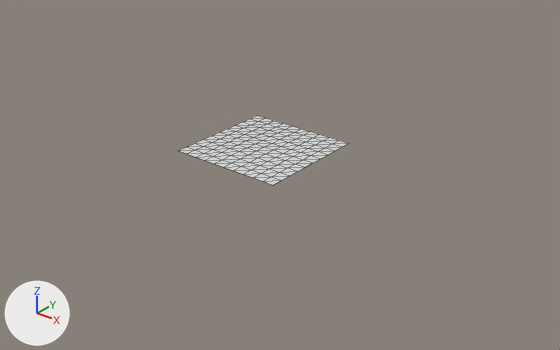
A saved change to the FBX model wwwroot/3DModels/RPGFestScene.fbx.
Both versions are drawn from a 50 mm camera at (37.5, -44.9, 25.7) aimed at (1.6, 0.0, -2.1). Every picture has the same lights, and +X, +Y and +Z are marked at lower left. Mesh edges are drawn as thin lines.
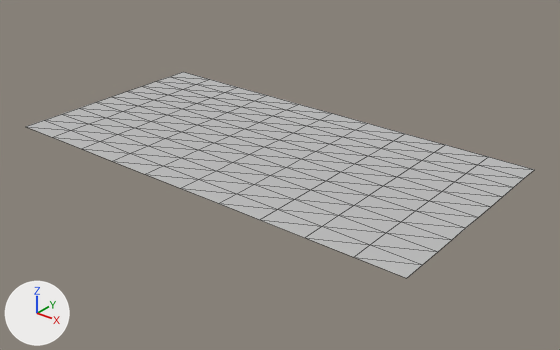
Where the change shows, as pixel boxes [x1, y1, x2, y2] in the pictures (560 x 350 px):
```json
{"object": "Plane", "change": "recoloured, rescaled", "before": [178, 116, 348, 185], "after": [26, 72, 534, 278], "on screen": "white to grey, 198% wider, 196% taller"}
```

Scene script edits in JSON lines:
```json
{"op": "add", "block": "mat_wall_color", "code": ["mat_wall_color = principled_material('wall_color')", "mat_wall_color.base_color = (0.519, 0.519, 0.519)  # light grey #bfbfbf"]}
{"block": "me_scene", "where": "me_scene.from_pydata(...)  # 121 vertices, 200 faces; spans x -500.0..500.0, y 0.0, z -500.0..500.0"}
{"op": "remove", "block": "me_scene", "code": "me_scene.materials.append(mat_defaulthdmaterial)  # light grey #dedede"}
{"op": "add", "block": "me_scene", "code": "me_scene.materials.append(mat_wall_color)  # light grey #bfbfbf"}
{"op": "set", "path": "ob_plane.scale", "old": "(1.0, 1.0, 1.0)", "new": "(3.81, 1.0, 1.93)"}
```
